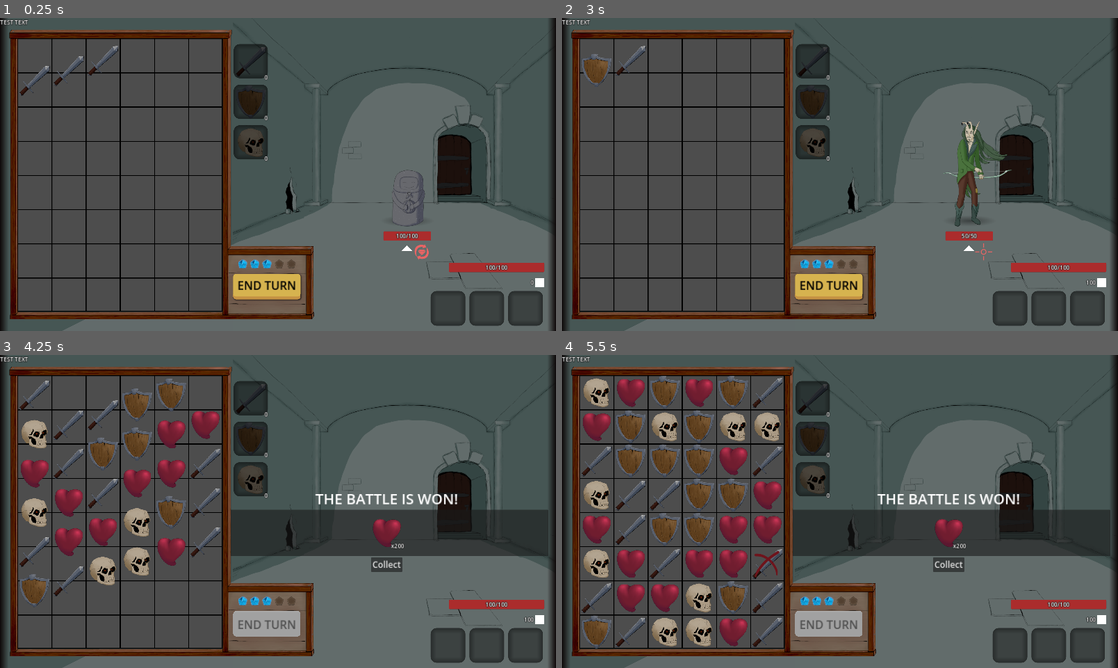
Above: before the commit, frames 1-4 (two rows, left to right).
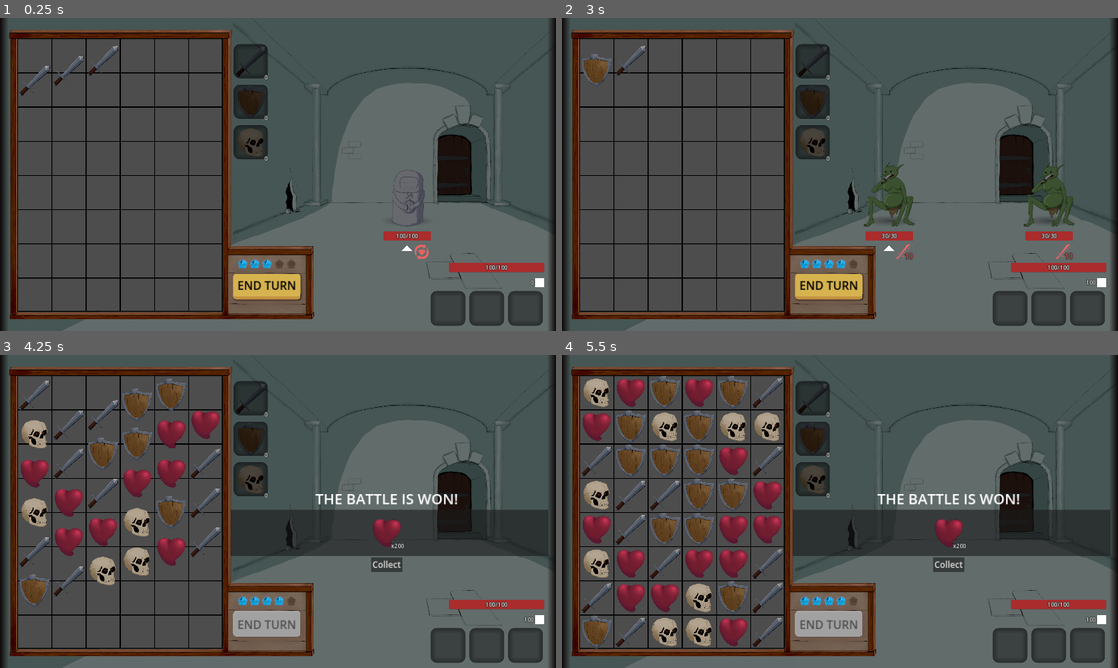
Above: after the commit, the same moments.

Repository: WcOnR/your-mom-is-the-dungeon-lord
Game: Godot game, scene res://game_objects/rooms/world.tscn
The game is run twice, just before and just after one commit, with the same random seed, the same clock (stepped at 60 frames per second) and the same inputs. The engine's default icon, where the game draws it, is replaced by a stand-in: a white triangle on a blue panel in a dark square.
Inputs (mouse positions are in pixels of both pictures, inside the frame that each line leads up to):
- Up to frame 1 (0.25 s): no input
- Up to frame 2 (3 s): move the mouse to (962, 158) at 0.52 s; press the mouse at (962, 158) at 0.53 s; hold W 0.53-1.28 s; move the mouse to (728, 190) at 1.27 s; release the mouse at (728, 190) at 1.28 s; click (728, 190) at 1.35 s; move the mouse to (895, 105) at 2.02 s; press the mouse at (895, 105) at 2.03 s; hold W 2.03-2.75 s; release the mouse at (895, 105) at 2.75 s; click "Collect" at 2.75 s
- Up to frame 3 (4.25 s): move the mouse to (250, 574) at 3.52 s; hold W from 3.53 s (still down); click (250, 574) at 3.6 s
- Up to frame 4 (5.5 s): move the mouse to (1006, 558) at 4.27 s; release W at 4.28 s; press the mouse at (1006, 558) at 4.28 s; move the mouse to (673, 464) at 5.02 s; release the mouse at (673, 464) at 5.03 s; click (673, 464) at 5.1 s

The runs differ from the first frame. In frame 1, less than 0.1% of the frame differs, in the area x 0-5%, y 0-3%; in frame 2, 3.8%, in the area x 0-93%, y 0-80%; in frame 3, less than 0.1%; in frame 4, 0.2%.

Commit message:
Setup progresion

Diff:
--- a/game_objects/game_settings.tres
+++ b/game_objects/game_settings.tres
@@ -24,5 +24,5 @@
 booster_presets = Array[ExtResource("1_fyd36")]([ExtResource("2_u7w3a")])
 consumabl_prob = 0.6
 extra_consumabl_prob = 0.2
-max_consumabl_reward = 3
+max_consumabl_reward = 2
 consumabl_prob_weight = Array[int]([2, 2, 1])
--- a/game_objects/rooms/battle_rooms/battle_difficulty_01.tres
+++ b/game_objects/rooms/battle_rooms/battle_difficulty_01.tres
@@ -1,13 +1,14 @@
-[gd_resource type="Resource" script_class="BattleRoomPreset" load_steps=6 format=3 uid="uid://4nhnsl853ceq"]
+[gd_resource type="Resource" script_class="BattleRoomPreset" load_steps=7 format=3 uid="uid://4nhnsl853ceq"]
 
 [ext_resource type="Script" path="res://game_objects/enemies/battle_preset.gd" id="1_ju8wk"]
 [ext_resource type="Script" path="res://game_objects/game_mode/battle_room_preset.gd" id="2_itgda"]
 [ext_resource type="PackedScene" uid="uid://dl27d14vu5tdv" path="res://game_objects/rooms/battle_rooms/battle_room.tscn" id="2_t8baf"]
 [ext_resource type="Resource" uid="uid://iw5qg7ym5s5t" path="res://game_objects/rooms/battle_rooms/bd_01_statue.tres" id="3_rnv6p"]
+[ext_resource type="Resource" uid="uid://deswhayq4p0xv" path="res://game_objects/rooms/battle_rooms/bd_01_goblins.tres" id="3_rto7g"]
 [ext_resource type="Resource" uid="uid://bc63fuq45qm4b" path="res://game_objects/rooms/battle_rooms/bd_01_elf.tres" id="4_2nqo3"]
 
 [resource]
 script = ExtResource("2_itgda")
-pool = Array[ExtResource("1_ju8wk")]([ExtResource("3_rnv6p"), ExtResource("4_2nqo3")])
+pool = Array[ExtResource("1_ju8wk")]([ExtResource("3_rnv6p"), ExtResource("3_rto7g"), ExtResource("4_2nqo3")])
 is_elite = false
 scene = ExtResource("2_t8baf")
--- a/game_objects/rooms/battle_rooms/battle_difficulty_01_elite.tres
+++ b/game_objects/rooms/battle_rooms/battle_difficulty_01_elite.tres
@@ -1,12 +1,13 @@
-[gd_resource type="Resource" script_class="BattleRoomPreset" load_steps=5 format=3 uid="uid://ctc7dw4c0qrbr"]
+[gd_resource type="Resource" script_class="BattleRoomPreset" load_steps=6 format=3 uid="uid://ctc7dw4c0qrbr"]
 
 [ext_resource type="Script" path="res://game_objects/enemies/battle_preset.gd" id="1_87jkh"]
 [ext_resource type="Resource" uid="uid://2qrasnhkns3t" path="res://game_objects/rooms/battle_rooms/bd_01_e_statue.tres" id="2_rkx74"]
+[ext_resource type="Resource" uid="uid://174786co07hg" path="res://game_objects/rooms/battle_rooms/bd_01_e_elf.tres" id="3_7ybq0"]
 [ext_resource type="PackedScene" uid="uid://dl27d14vu5tdv" path="res://game_objects/rooms/battle_rooms/battle_room.tscn" id="4_opx2n"]
 [ext_resource type="Script" path="res://game_objects/game_mode/battle_room_preset.gd" id="5_bqggs"]
 
 [resource]
 script = ExtResource("5_bqggs")
-pool = Array[ExtResource("1_87jkh")]([ExtResource("2_rkx74")])
+pool = Array[ExtResource("1_87jkh")]([ExtResource("2_rkx74"), ExtResource("3_7ybq0")])
 is_elite = true
 scene = ExtResource("4_opx2n")
--- a/game_objects/rooms/battle_rooms/battle_difficulty_02.tres
+++ b/game_objects/rooms/battle_rooms/battle_difficulty_02.tres
@@ -1,12 +1,14 @@
-[gd_resource type="Resource" script_class="BattleRoomPreset" load_steps=5 format=3 uid="uid://1cwsxes73law"]
+[gd_resource type="Resource" script_class="BattleRoomPreset" load_steps=7 format=3 uid="uid://1cwsxes73law"]
 
 [ext_resource type="Script" path="res://game_objects/enemies/battle_preset.gd" id="1_ifep0"]
 [ext_resource type="Resource" uid="uid://bsnj4vwdxuct2" path="res://game_objects/rooms/battle_rooms/bd_02_statue.tres" id="2_jhgry"]
+[ext_resource type="Resource" uid="uid://cc07nt4s2hyk8" path="res://game_objects/rooms/battle_rooms/bd_02_elf.tres" id="3_dal8r"]
+[ext_resource type="Resource" uid="uid://cwlok6ubo3vnp" path="res://game_objects/rooms/battle_rooms/bd_02_statue_v2.tres" id="4_80qrd"]
 [ext_resource type="PackedScene" uid="uid://dl27d14vu5tdv" path="res://game_objects/rooms/battle_rooms/battle_room.tscn" id="4_wr783"]
 [ext_resource type="Script" path="res://game_objects/game_mode/battle_room_preset.gd" id="5_ftysa"]
 
 [resource]
 script = ExtResource("5_ftysa")
-pool = Array[ExtResource("1_ifep0")]([ExtResource("2_jhgry")])
+pool = Array[ExtResource("1_ifep0")]([ExtResource("2_jhgry"), ExtResource("3_dal8r"), ExtResource("4_80qrd")])
 is_elite = false
 scene = ExtResource("4_wr783")
--- /dev/null
+++ b/game_objects/rooms/battle_rooms/battle_difficulty_02_elite.tres
@@ -0,0 +1,12 @@
+[gd_resource type="Resource" script_class="BattleRoomPreset" load_steps=5 format=3 uid="uid://bnw4bmtigo2t"]
+
+[ext_resource type="Script" path="res://game_objects/enemies/battle_preset.gd" id="1_nerx5"]
+[ext_resource type="Resource" uid="uid://bxonvpavrqchj" path="res://game_objects/rooms/battle_rooms/bd_02_e_statue.tres" id="2_awa0r"]
+[ext_resource type="PackedScene" uid="uid://dl27d14vu5tdv" path="res://game_objects/rooms/battle_rooms/battle_room.tscn" id="2_vfa2x"]
+[ext_resource type="Script" path="res://game_objects/game_mode/battle_room_preset.gd" id="3_i5ucr"]
+
+[resource]
+script = ExtResource("3_i5ucr")
+pool = Array[ExtResource("1_nerx5")]([ExtResource("2_awa0r")])
+is_elite = true
+scene = ExtResource("2_vfa2x")
--- a/game_objects/rooms/battle_rooms/battle_room.tscn
+++ b/game_objects/rooms/battle_rooms/battle_room.tscn
@@ -1,8 +1,7 @@
-[gd_scene load_steps=9 format=3 uid="uid://dl27d14vu5tdv"]
+[gd_scene load_steps=8 format=3 uid="uid://dl27d14vu5tdv"]
 
 [ext_resource type="Texture2D" uid="uid://bojay2qol5pfp" path="res://game_objects/rooms/battle_rooms/Background.png" id="1_3na0c"]
 [ext_resource type="PackedScene" uid="uid://bnca6y1kigsrx" path="res://ui/restart_screen/restart_screen.tscn" id="4_6cwhi"]
-[ext_resource type="LabelSettings" uid="uid://bpr6t2q1y56ln" path="res://ui/themes/label_settings/info_label_settings.tres" id="6_cxubf"]
 [ext_resource type="PackedScene" uid="uid://cfol48c4emuyb" path="res://ui/hub/hud.tscn" id="6_neynh"]
 [ext_resource type="PackedScene" uid="uid://cd0bt5xyril8k" path="res://game_objects/field/field.tscn" id="6_vodr4"]
 [ext_resource type="Resource" uid="uid://bd27barncwqpa" path="res://game_objects/gems/gem_set.tres" id="7_2hrr1"]
@@ -43,12 +42,6 @@
 visible = false
 game_mode = NodePath("../../GameMode")
 
-[node name="Label" type="Label" parent="CanvasLayer"]
-offset_right = 40.0
-offset_bottom = 23.0
-text = "TEST TEXT"
-label_settings = ExtResource("6_cxubf")
-
 [node name="LineHolder" parent="." instance=ExtResource("8_8i71o")]
 position = Vector2(1130, 720)
 
--- /dev/null
+++ b/game_objects/rooms/battle_rooms/bd_01_e_elf.tres
@@ -0,0 +1,12 @@
+[gd_resource type="Resource" script_class="BattlePreset" load_steps=5 format=3 uid="uid://174786co07hg"]
+
+[ext_resource type="Script" path="res://game_objects/enemies/enemy_data.gd" id="1_d861e"]
+[ext_resource type="Resource" uid="uid://r5xxbsm8oy84" path="res://game_objects/enemies/goblin/e_goblin.tres" id="2_resrh"]
+[ext_resource type="Resource" uid="uid://5qtmryjtf2th" path="res://game_objects/enemies/elf/e_elf.tres" id="3_6cm64"]
+[ext_resource type="Script" path="res://game_objects/enemies/battle_preset.gd" id="4_6n7u3"]
+
+[resource]
+script = ExtResource("4_6n7u3")
+line1 = Array[ExtResource("1_d861e")]([])
+line2 = Array[ExtResource("1_d861e")]([ExtResource("2_resrh"), ExtResource("3_6cm64"), ExtResource("2_resrh")])
+line3 = Array[ExtResource("1_d861e")]([])
--- a/game_objects/rooms/battle_rooms/bd_01_goblins.tres
+++ b/game_objects/rooms/battle_rooms/bd_01_goblins.tres
@@ -7,5 +7,5 @@
 [resource]
 script = ExtResource("2_i8u5x")
 line1 = Array[ExtResource("1_nfypd")]([ExtResource("2_pdaco")])
-line2 = Array[ExtResource("1_nfypd")]([ExtResource("2_pdaco")])
+line2 = Array[ExtResource("1_nfypd")]([])
 line3 = Array[ExtResource("1_nfypd")]([ExtResource("2_pdaco")])
--- /dev/null
+++ b/game_objects/rooms/battle_rooms/bd_02_e_statue.tres
@@ -0,0 +1,13 @@
+[gd_resource type="Resource" script_class="BattlePreset" load_steps=6 format=3 uid="uid://bxonvpavrqchj"]
+
+[ext_resource type="Script" path="res://game_objects/enemies/enemy_data.gd" id="1_c2apd"]
+[ext_resource type="Resource" uid="uid://r5xxbsm8oy84" path="res://game_objects/enemies/goblin/e_goblin.tres" id="2_dbifj"]
+[ext_resource type="Resource" uid="uid://bjiryiqv0mvnm" path="res://game_objects/enemies/statue/e_statue.tres" id="3_0sutj"]
+[ext_resource type="Resource" uid="uid://5qtmryjtf2th" path="res://game_objects/enemies/elf/e_elf.tres" id="4_pffrb"]
+[ext_resource type="Script" path="res://game_objects/enemies/battle_preset.gd" id="4_xqnvh"]
+
+[resource]
+script = ExtResource("4_xqnvh")
+line1 = Array[ExtResource("1_c2apd")]([ExtResource("3_0sutj"), ExtResource("2_dbifj"), ExtResource("3_0sutj")])
+line2 = Array[ExtResource("1_c2apd")]([ExtResource("4_pffrb"), ExtResource("2_dbifj"), ExtResource("4_pffrb")])
+line3 = Array[ExtResource("1_c2apd")]([ExtResource("3_0sutj"), ExtResource("2_dbifj"), ExtResource("3_0sutj")])
--- /dev/null
+++ b/game_objects/rooms/battle_rooms/bd_02_elf.tres
@@ -0,0 +1,12 @@
+[gd_resource type="Resource" script_class="BattlePreset" load_steps=5 format=3 uid="uid://cc07nt4s2hyk8"]
+
+[ext_resource type="Script" path="res://game_objects/enemies/enemy_data.gd" id="1_mhp67"]
+[ext_resource type="Resource" uid="uid://r5xxbsm8oy84" path="res://game_objects/enemies/goblin/e_goblin.tres" id="2_nani8"]
+[ext_resource type="Resource" uid="uid://5qtmryjtf2th" path="res://game_objects/enemies/elf/e_elf.tres" id="3_lbt05"]
+[ext_resource type="Script" path="res://game_objects/enemies/battle_preset.gd" id="4_cr5jf"]
+
+[resource]
+script = ExtResource("4_cr5jf")
+line1 = Array[ExtResource("1_mhp67")]([ExtResource("2_nani8")])
+line2 = Array[ExtResource("1_mhp67")]([ExtResource("2_nani8"), ExtResource("3_lbt05")])
+line3 = Array[ExtResource("1_mhp67")]([ExtResource("2_nani8")])
--- /dev/null
+++ b/game_objects/rooms/battle_rooms/bd_02_statue_v2.tres
@@ -0,0 +1,12 @@
+[gd_resource type="Resource" script_class="BattlePreset" load_steps=5 format=3 uid="uid://cwlok6ubo3vnp"]
+
+[ext_resource type="Script" path="res://game_objects/enemies/enemy_data.gd" id="1_qcvr5"]
+[ext_resource type="Resource" uid="uid://r5xxbsm8oy84" path="res://game_objects/enemies/goblin/e_goblin.tres" id="2_7mu0d"]
+[ext_resource type="Resource" uid="uid://bjiryiqv0mvnm" path="res://game_objects/enemies/statue/e_statue.tres" id="3_rate5"]
+[ext_resource type="Script" path="res://game_objects/enemies/battle_preset.gd" id="4_drxgc"]
+
+[resource]
+script = ExtResource("4_drxgc")
+line1 = Array[ExtResource("1_qcvr5")]([ExtResource("3_rate5"), ExtResource("2_7mu0d")])
+line2 = Array[ExtResource("1_qcvr5")]([])
+line3 = Array[ExtResource("1_qcvr5")]([ExtResource("2_7mu0d"), ExtResource("3_rate5")])
--- a/game_objects/rooms/normal_progression.tres
+++ b/game_objects/rooms/normal_progression.tres
@@ -1,11 +1,12 @@
-[gd_resource type="Resource" script_class="ProgressionPreset" load_steps=6 format=3 uid="uid://b4df8mtemc2vj"]
+[gd_resource type="Resource" script_class="ProgressionPreset" load_steps=7 format=3 uid="uid://b4df8mtemc2vj"]
 
 [ext_resource type="Script" path="res://game_objects/game_mode/room_preset.gd" id="1_2lt7t"]
 [ext_resource type="Resource" uid="uid://4nhnsl853ceq" path="res://game_objects/rooms/battle_rooms/battle_difficulty_01.tres" id="2_s6rmk"]
 [ext_resource type="Script" path="res://game_objects/game_mode/progression_preset.gd" id="2_x7iit"]
 [ext_resource type="Resource" uid="uid://ctc7dw4c0qrbr" path="res://game_objects/rooms/battle_rooms/battle_difficulty_01_elite.tres" id="3_1psyb"]
 [ext_resource type="Resource" uid="uid://1cwsxes73law" path="res://game_objects/rooms/battle_rooms/battle_difficulty_02.tres" id="3_jejq7"]
+[ext_resource type="Resource" uid="uid://bnw4bmtigo2t" path="res://game_objects/rooms/battle_rooms/battle_difficulty_02_elite.tres" id="5_75h8w"]
 
 [resource]
 script = ExtResource("2_x7iit")
-rooms = Array[ExtResource("1_2lt7t")]([ExtResource("2_s6rmk"), ExtResource("2_s6rmk"), ExtResource("3_1psyb"), ExtResource("3_jejq7")])
+rooms = Array[ExtResource("1_2lt7t")]([ExtResource("2_s6rmk"), ExtResource("2_s6rmk"), ExtResource("3_1psyb"), ExtResource("3_jejq7"), ExtResource("3_jejq7"), ExtResource("5_75h8w")])
